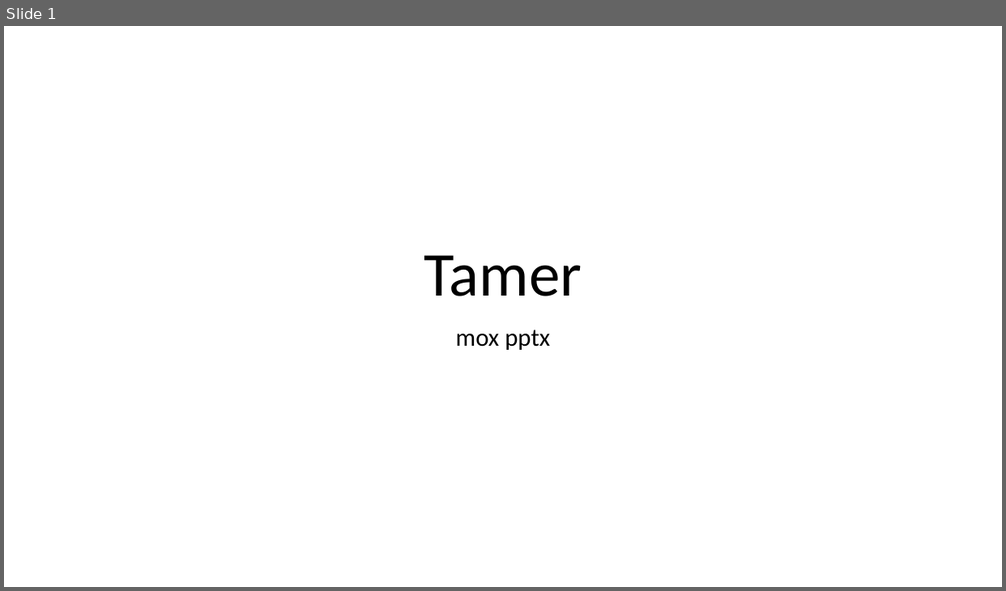
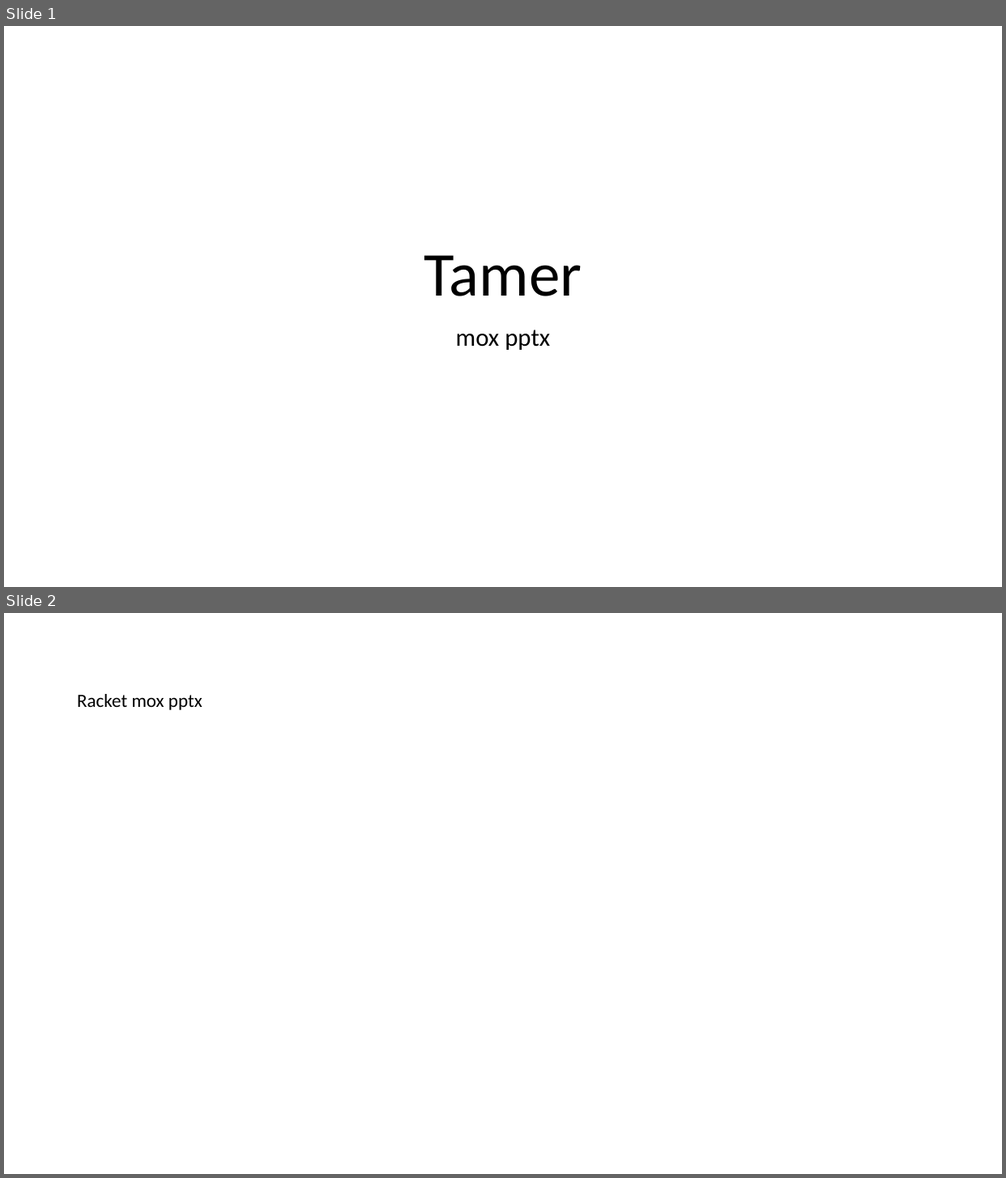
Before and after one commit to wargrey/mox, a slide deck: tamer/tamer.pptx. Shown one above the other, each under a label of ours: slide 1 before the commit, slides 1 and 2 after it. The pictures are 1006x591 and 1006x1178 pixels, drawn with LibreOffice and Linux fonts; fonts in the diff are those of the drawing. Boxes give left, top, right and bottom in pixels: in the first picture for what was removed or moved away, otherwise in the second. Text is boxed around its words. In the diff, an @@ line names an element or a change of style, - is before the commit and + after.

```diff
--- a/tamer/tamer.pptx
+++ b/tamer/tamer.pptx
@@ slide 2 added at [4,613,1002,1174], background #FFFFFF @@
@@ text added at [77,694,202,710], 18 pt, text #000000 @@
+Racket mox pptx
```
Also in this commit, not shown: 13 other files.
